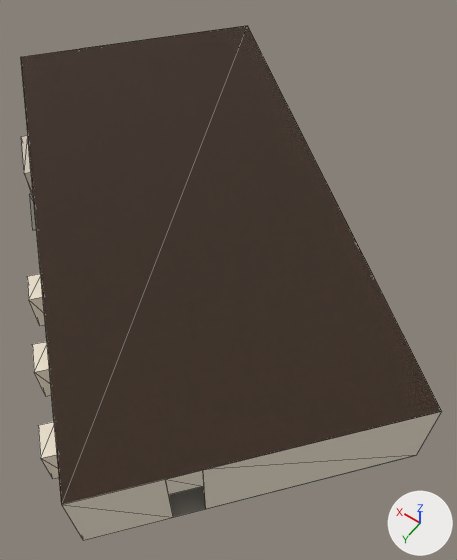
An edit to the glTF model assets/source/worlds/leonberg/handmade/schloss/schloss_eg_halle.glb, drawn before and after from the same camera.
Both versions are drawn from a 50 mm camera at (-19.6, 24.8, 29.5) aimed at (-8.2, 8.8, 4.3). Every picture has the same lights, and +X, +Y and +Z are marked at lower right. The first picture is the older version. Mesh edges are drawn as thin lines. Vertices at exactly the same position are counted once.

Objects in the first picture: 'schloss_eg_halle'.
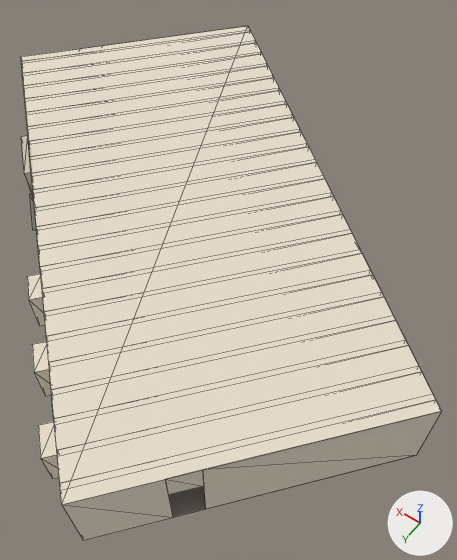
The change, as a list of edits to the scene's bpy script:
```text
Change me_schloss_eg_halle:
    used by ob_schloss_eg_halle; location = (0.0, 0.0, 0.0)
    remove me_schloss_eg_halle.from_pydata(...)  # 78 vertices, 88 faces; spans x -19.9..7.1, y -3.0..22.5, z 6.3..10.1
    add me_schloss_eg_halle.from_pydata(...)  # 254 vertices, 220 faces; spans x -19.9..7.1, y -3.0..22.5, z 6.3..10.1
    me_schloss_eg_halle part 1: 2 faces spanning x -19.9..7.1, y -3.0..22.5, z 10.1 switch from mat_timber_dark to mat_plaster_white (its picture is missing)
    edits to the shape of me_schloss_eg_halle do not show in these pictures
```

What differs and where, as boxes (x1, y1, x2, y2) in the pictures (457 x 560 px):
part 1 of me_schloss_eg_halle, recoloured (brown to white): (21, 26, 441, 504) in both
